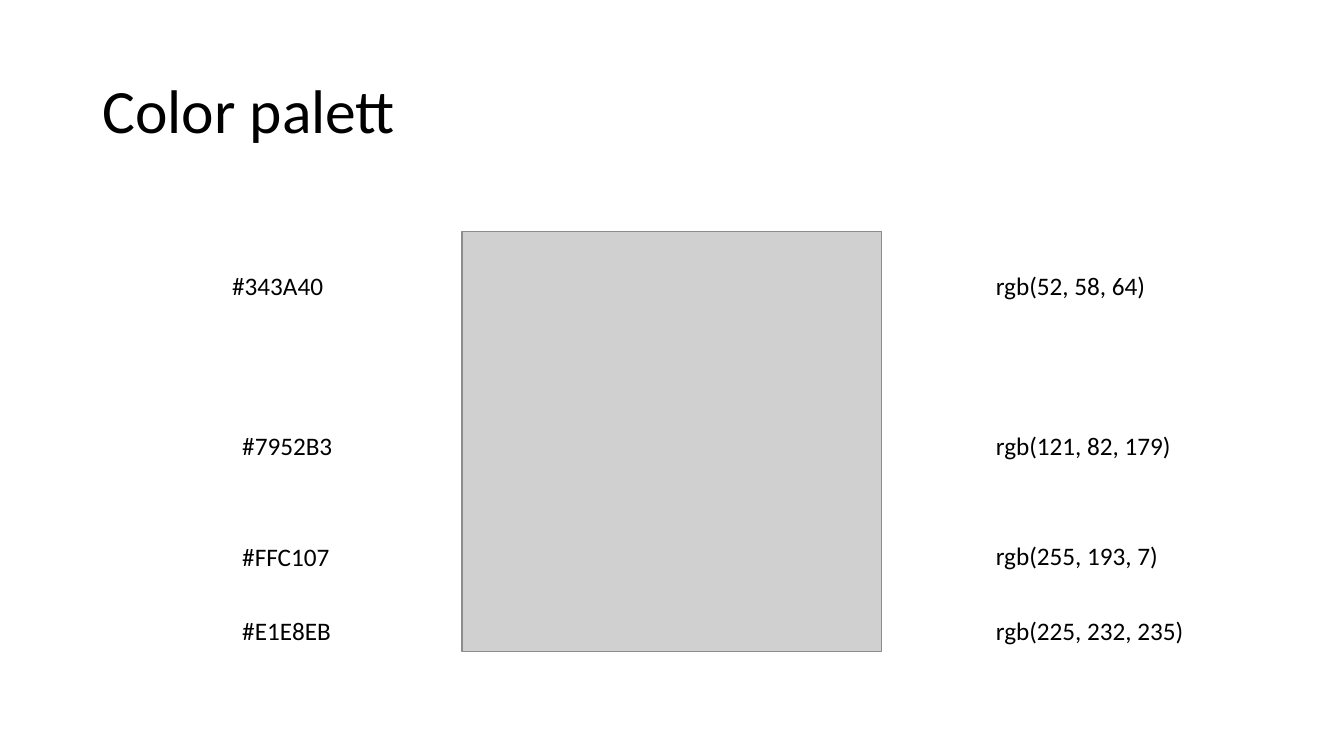
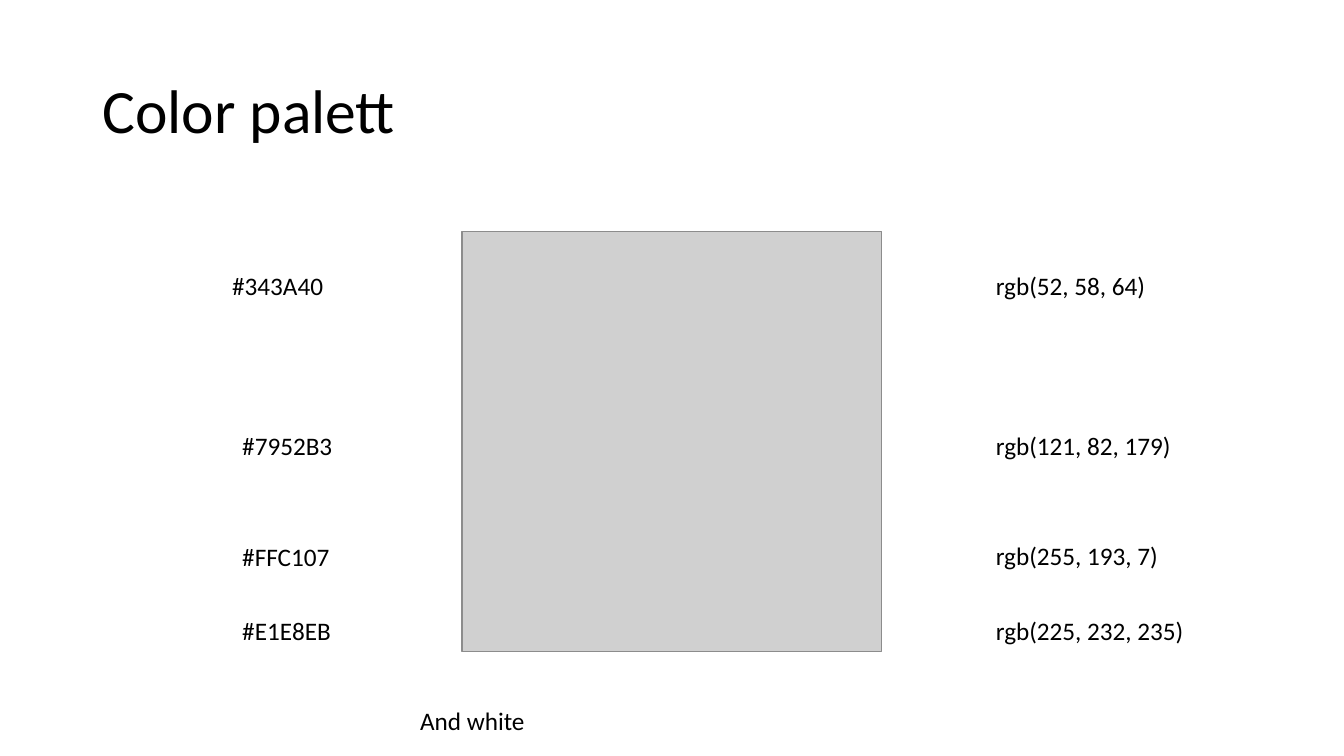
Before and after one commit to mohake-keshavarzi/online-movies-system, a slide deck: slide 2 of prototypes/prototype.pptx. Drawn at 1344x756 pixels with LibreOffice and Linux fonts; fonts in the diff are those of the drawing; grey boxes stand for pictures. Boxes give left, top, right and bottom in pixels: in the first picture for what was removed or moved away, otherwise in the second. Text is boxed around its words. In the diff, an @@ line names an element or a change of style, - is before the commit and + after.

```diff
--- a/prototypes/prototype.pptx
+++ b/prototypes/prototype.pptx
@@ text added at bbox=[420, 712, 525, 730], 18 pt, text #000000 @@
+And white
```
Also in this commit, not shown: 3 other files.
